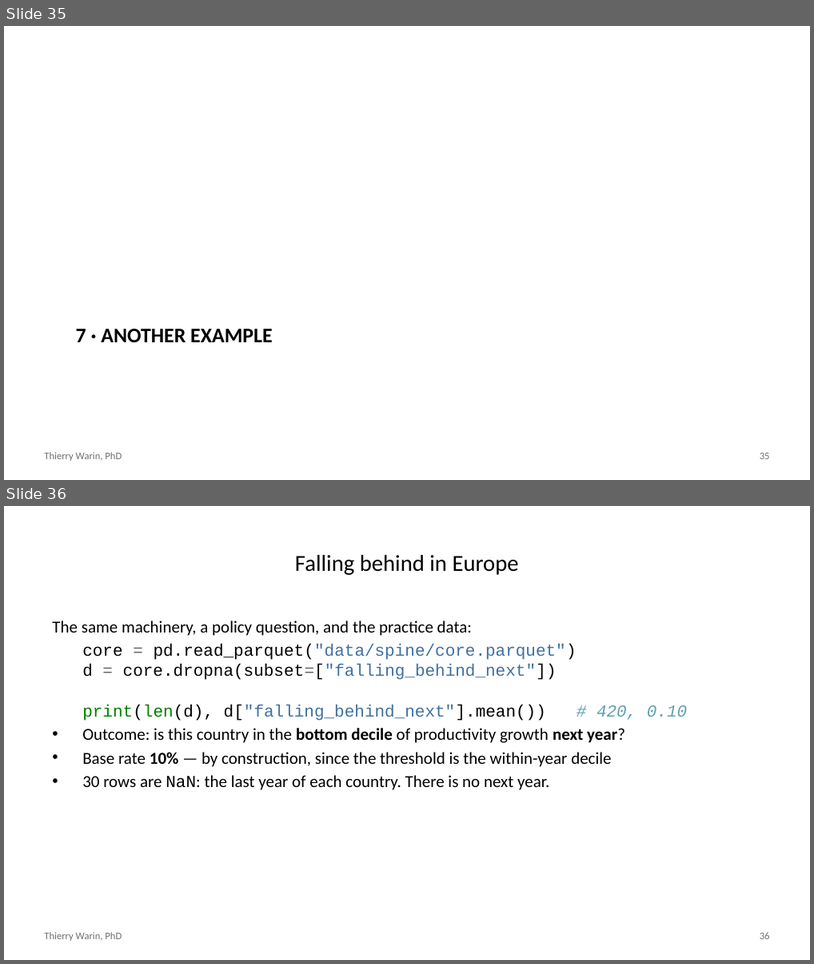
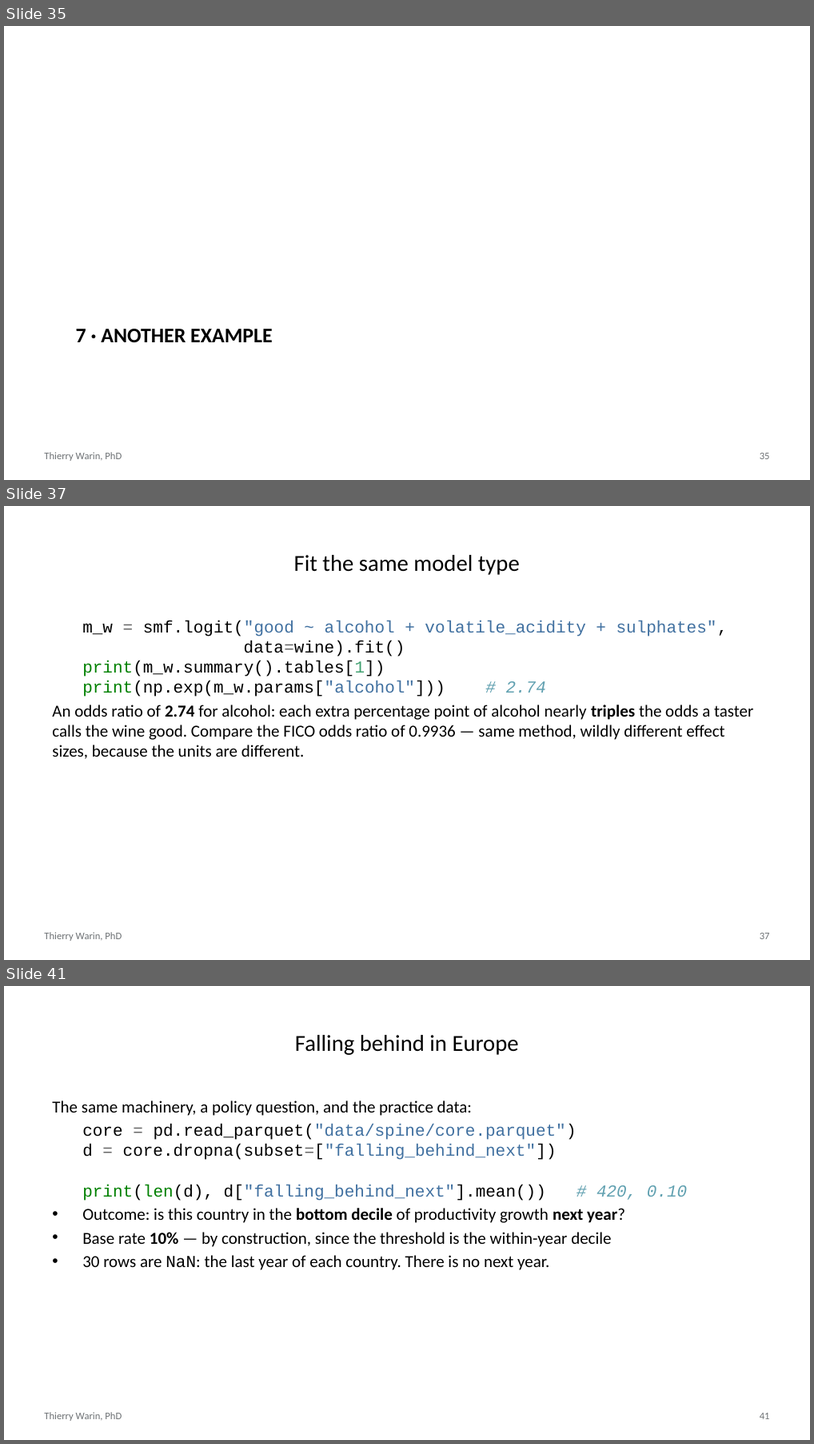
Before and after one commit to warint/quantitative-methods, a slide deck: 06-classification-logistic-and-penalised/slides.pptx. Shown one above the other, each under a label of ours: slides 35 and 36 before the commit, slides 35, 37 and 41 after it; the slides between them are not shown. The pictures are 814x964 and 814x1444 pixels, drawn with LibreOffice and Linux fonts; fonts in the diff are those of the drawing. Boxes give left, top, right and bottom in pixels: in the first picture for what was removed or moved away, otherwise in the second. Text is boxed around its words. In the diff, an @@ line names an element or a change of style, - is before the commit and + after.

```diff
--- a/06-classification-logistic-and-penalised/slides.pptx
+++ b/06-classification-logistic-and-penalised/slides.pptx
@@ slide 37 added at (4,506,810,960), background #FFFFFF; not listed: 2 template elements that a slide beside it also shows @@
@@ title added at (294,555,520,575), 20.5 pt, text #000000 @@
+Fit the same model type
@@ text added at (52,620,754,759), 15 pt, text #000000 @@
+m_w = smf.logit("good ~ alcohol + volatile_acidity + sulphates",
+data=wine).fit()
+print(m_w.summary().tables[1])
+print(np.exp(m_w.params["alcohol"])) # 2.74
+An odds ratio of 2.74 for alcohol: each extra percentage point of alcohol nearly triples the odds a taster calls the wine good. Compare the FICO odds ratio of 0.9936 — same method, wildly different effect sizes, because the units are different.
@@ what was slide 36 is now slide 41 @@
@@ page number at (760,1412,770,1419): text changed @@
-36
+41
```
Also in this commit, not shown: 3 slides changed, 4 other slides added, 3 other files.
